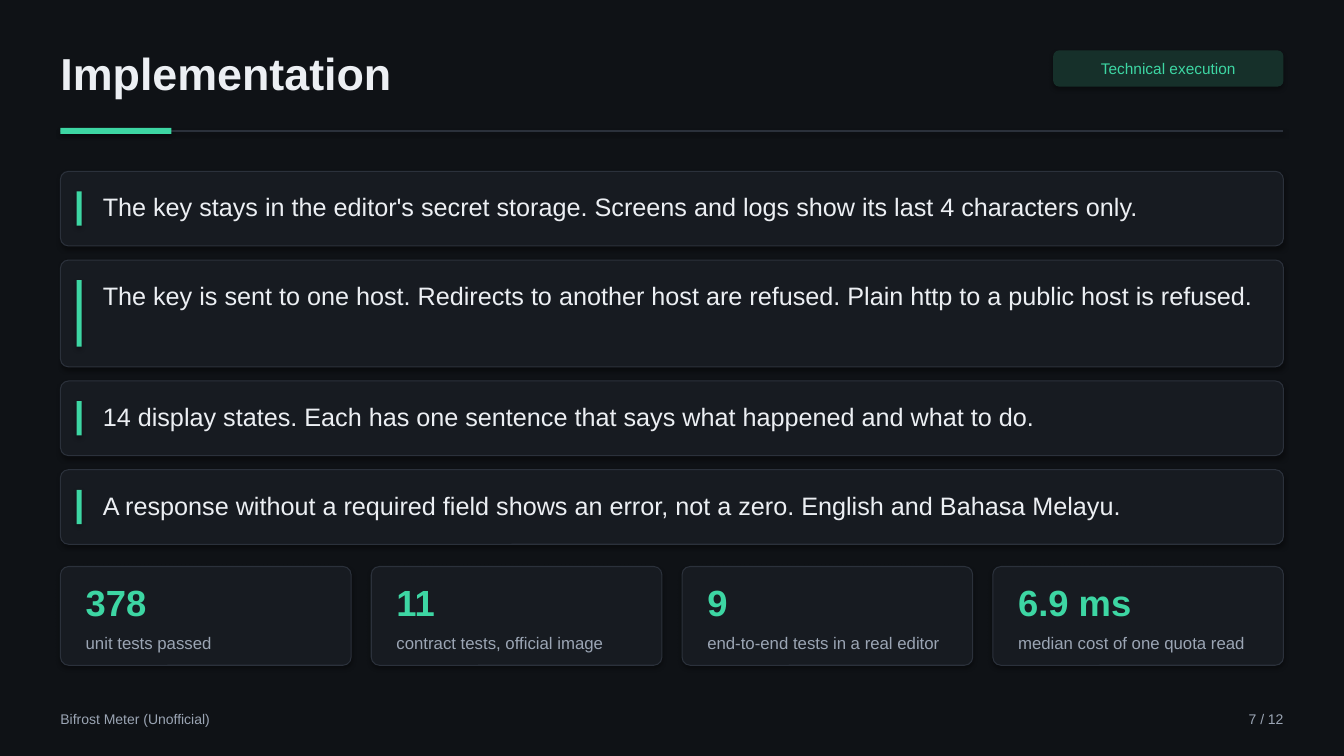
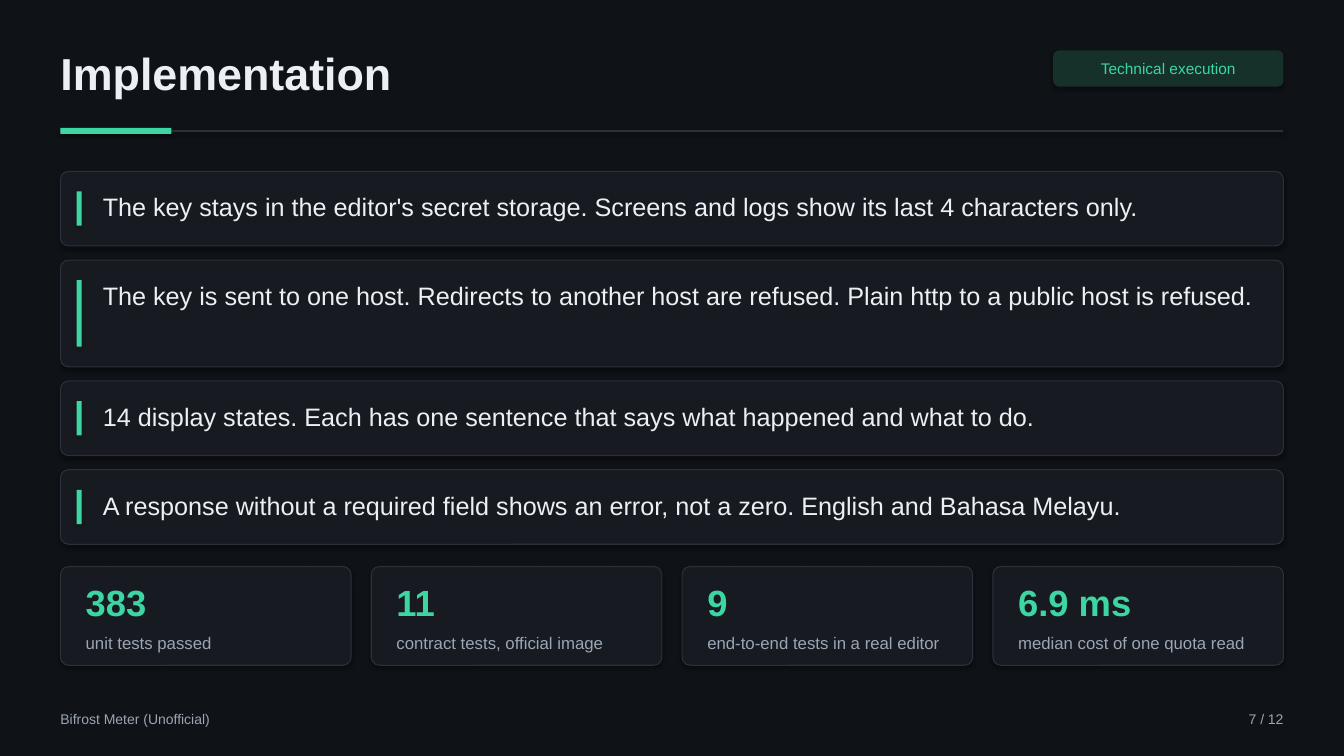
Before and after one commit to aimanmalib/bifrost-meter, a slide deck: slide 7 of deck/bifrost-meter.pptx. Drawn at 1344x756 pixels with LibreOffice and Linux fonts; fonts in the diff are those of the drawing. Boxes give left, top, right and bottom in pixels: in the first picture for what was removed or moved away, otherwise in the second. Text is boxed around its words. In the diff, an @@ line names an element or a change of style, - is before the commit and + after.

```diff
--- a/deck/bifrost-meter.pptx
+++ b/deck/bifrost-meter.pptx
@@ text at bbox=[86, 590, 147, 617]: text changed @@
-378
+383
```
Also in this commit, not shown: 2 other slides changed, 3 other files.
